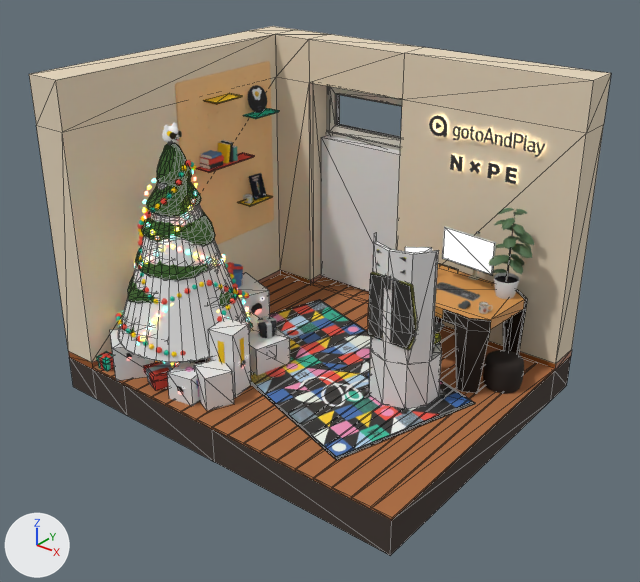
What one commit did to the glTF model static/models/office.glb.
The view is the same before and after, from a camera (50 mm lens) standing at (6.36, -7.99, 5.97) and looking at (0.04, -0.09, 1.08). The lights are fixed; the arrows at lower left show +X, +Y and +Z. Mesh edges are drawn as thin lines on the coarser meshes. Where no turn or scale is listed for an object, it has been applied to the vertices. Vertices at the same position are counted once.

The scene before the commit, as lines of its bpy script (objects in view):
```python
me_cone_001 = bpy.data.meshes.new('Cone.001')
me_cone_001.from_pydata(...)  # a 32-sided cone pointing to +z spanning x -0.85..0.85, y -0.85..0.85, z -0.02..2.55
me_cube_050 = bpy.data.meshes.new('Cube.050')
me_cube_050.from_pydata(...)  # 8 vertices, 12 faces; spans x -0.273..0.434, y -0.316..0.39, z -0.529..-0.051
me_r_cube_015 = bpy.data.meshes.new('r-Cube.015')
me_r_cube_015.from_pydata(...)  # 1374 vertices, 2730 faces; spans x 0.01..0.03, y -0.91..0.91, z -1.24..1.2
me_r_cube_015.materials.append(mat_wallboard)  # beige #f2c389
ob_col_present_blue = bpy.data.objects.new('col-present-blue', me_cube_050)
ob_col_present_blue.location = (-1.88, -1.72, 0.53)
ob_col_tree = bpy.data.objects.new('col-tree', me_cone_001)
ob_col_tree.location = (-1.37, -1.14, 0.52)
ob_r_cube_015 = bpy.data.objects.new('r-Cube.015', me_r_cube_015)
ob_r_cube_015.location = (-2.25, 0.69, 2.2)
# also in view: 'c-carpet' at (0.16, -0.09, 0.01); 'r-Cube.020' at (-0.84, 2.16, 2.72); 'col-screen' at (1.34, 1.3, 1.52); 'table-Cylinder.002' at (2.15, 0.97, 0.19); 'col-present-angry' at (-0.76, -1.68, 0.16)
```
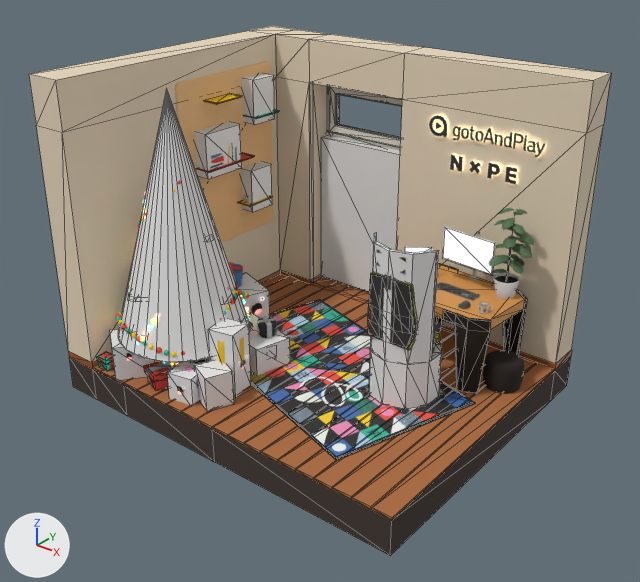
Where the change shows, as pixel boxes [x1, y1, x2, y2] in the pictures (640 x 582 px):
'col-tree', mesh rescaled (25% taller)
    before: [118, 143, 250, 362]
    after: [118, 89, 250, 362]
'col-books', added
    after: [195, 122, 242, 179]
'col-egg', added
    after: [242, 73, 275, 125]
'col-fish', added
    after: [241, 162, 272, 212]
'tree-Cone', unchanged, covered by the edit
    before: [122, 143, 238, 334]
    after: [128, 293, 137, 302]

Diff of the bpy script that builds the scene:
```diff
--- a/static/models/office.glb.py
+++ b/static/models/office.glb.py
@@ me_cone_001 @@
 me_cone_001.from_pydata(...)  # 33 vertices, 62 faces; spans x -0.85..0.85, y -0.85..0.85, z -0.02..2.55
 # used by ob_col_tree; location = (-1.37, -1.14, 0.52)
+# me_cone_001 part 1: the whole mesh is scaled about the mesh origin by (1, 1, 1.22)
@@ me_col_window_003 @@
+me_col_window_003.from_pydata(...)  # a box spanning x -0.138..0.138, y -0.616..0.048, z 1.461..2.083
@@ me_col_window_002 @@
+me_col_window_002.from_pydata(...)  # a box spanning x -0.138..0.138, y -0.378..0.048, z 1.461..2.083
@@ me_col_window_001 @@
+me_col_window_001.from_pydata(...)  # a box spanning x -0.138..0.138, y -0.378..0.048, z 1.461..2.083
@@ ob_col_books @@
+ob_col_books = bpy.data.objects.new('col-books', me_col_window_003)
+ob_col_books.location = (-2.16, 0.67, 0.62)
@@ ob_col_fish @@
+ob_col_fish = bpy.data.objects.new('col-fish', me_col_window_002)
+ob_col_fish.location = (-2.16, 1.29, -0.11)
@@ ob_col_egg @@
+ob_col_egg = bpy.data.objects.new('col-egg', me_col_window_001)
+ob_col_egg.location = (-2.16, 1.39, 1.17)
```
